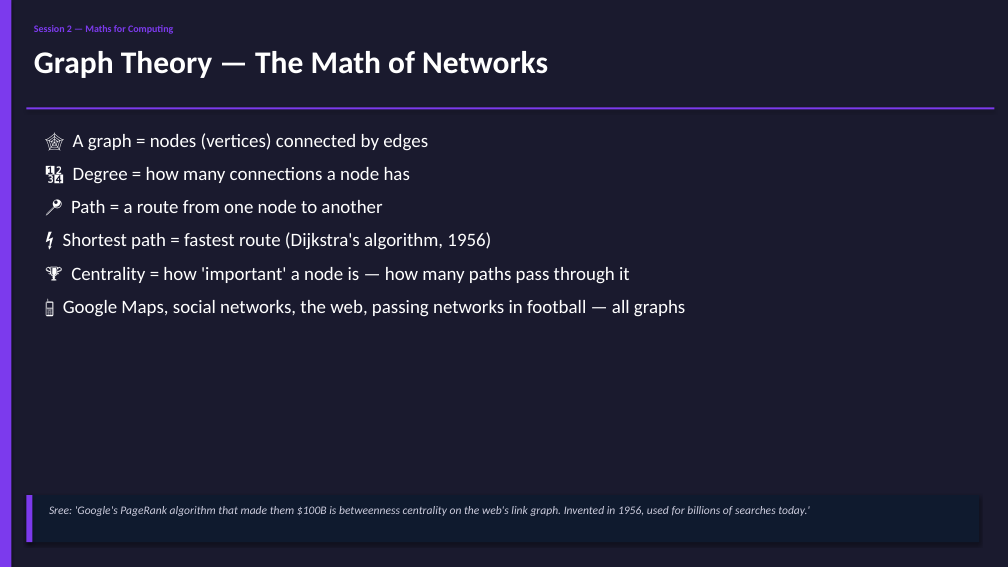
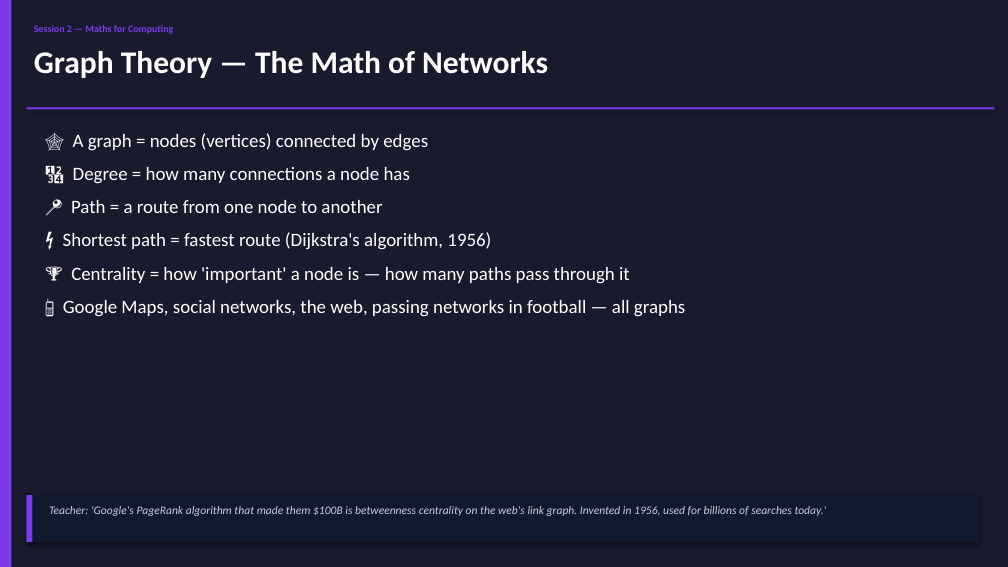
Before and after one commit to SreeGD/jumpstartm_c, a slide deck: slide 30 of curriculum_advaith.pptx. Drawn at 1008x567 pixels with LibreOffice and Linux fonts; fonts in the diff are those of the drawing. Boxes give left, top, right and bottom in pixels: in the first picture for what was removed or moved away, otherwise in the second. Text is boxed around its words. In the diff, an @@ line names an element or a change of style, - is before the commit and + after.

```diff
--- a/curriculum_advaith.pptx
+++ b/curriculum_advaith.pptx
@@ text at (49, 506, 827, 516): text changed @@
-Sree: 'Google's PageRank algorithm that made them $100B is betweenness centrality on the web's link graph. Invented in 1956, used for billions of searches today.'
+Teacher: 'Google's PageRank algorithm that made them $100B is betweenness centrality on the web's link graph. Invented in 1956, used for billions of searches today.'
```
Also in this commit, not shown: 24 other slides changed, 35 other files.
